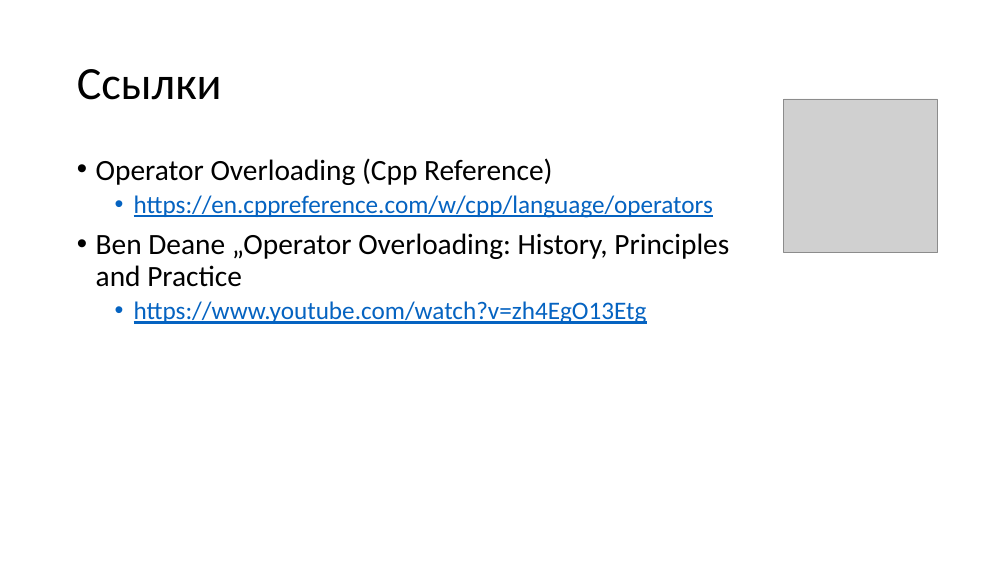
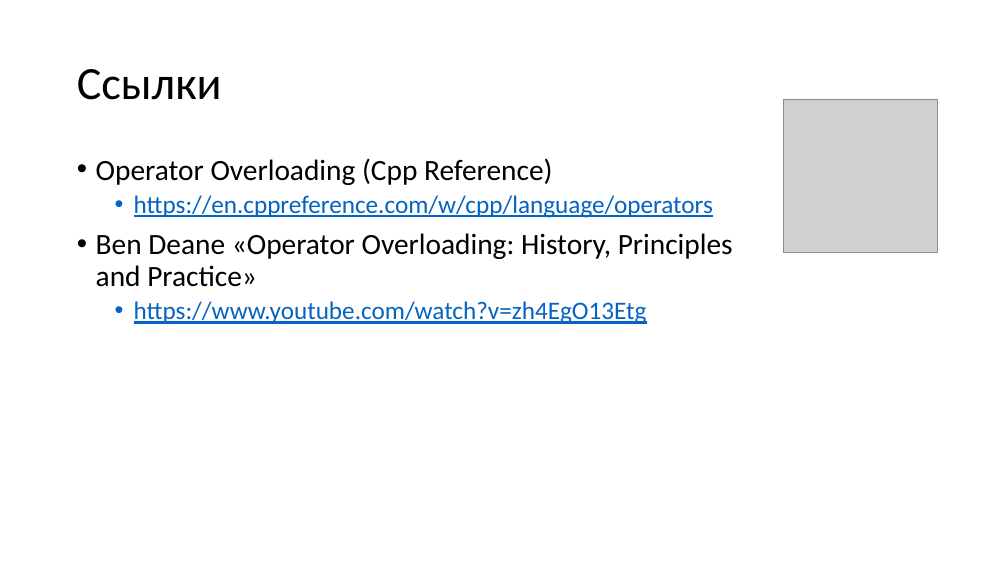
Before and after one commit to alexey-malov/oop, a slide deck: slide 101 of lectures/04/Дружественные функции и классы. Перегрузка операций.pptx (slide 100 before the commit). Drawn at 1008x567 pixels with LibreOffice and Linux fonts; fonts in the diff are those of the drawing; grey boxes stand for pictures. Boxes give left, top, right and bottom in pixels: in the first picture for what was removed or moved away, otherwise in the second. Text is boxed around its words. In the diff, an @@ line names an element or a change of style, - is before the commit and + after.

```diff
--- a/lectures/04/Дружественные функции и классы. Перегрузка операций.pptx
+++ b/lectures/04/Дружественные функции и классы. Перегрузка операций.pptx
@@ text at bbox=[96, 233, 733, 287]: text changed @@
-• Ben Deane „Operator Overloading: History, Principles and Practice
+• Ben Deane «Operator Overloading: History, Principles and Practice»
```
Also in this commit, not shown: 4 other slides changed, 1 slide added, 1 other file.
